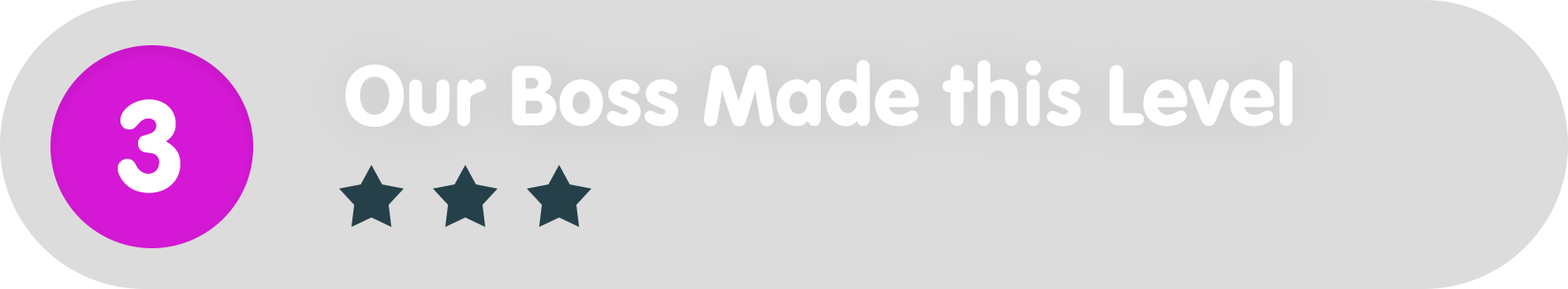
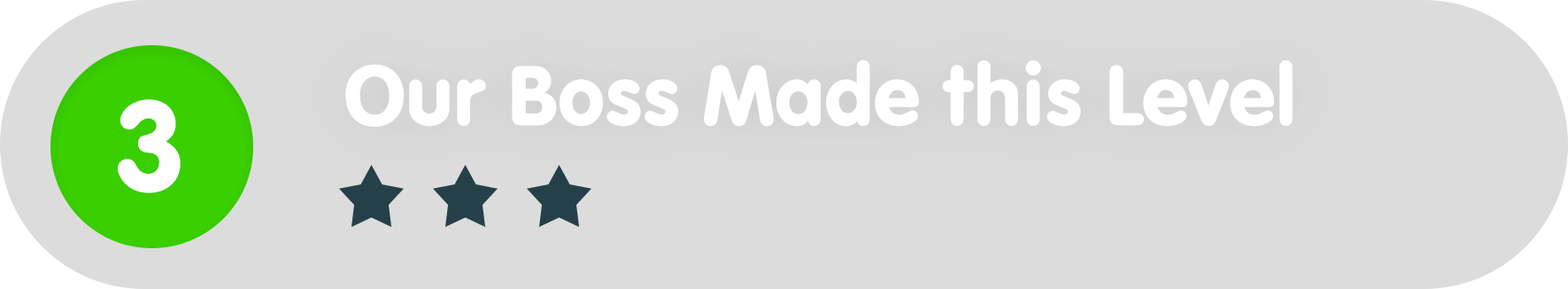
Revision of a layered 1568×289 image; what changed, layer by layer:
painted on "Ellipse_green" over 50, 45, 254, 248
